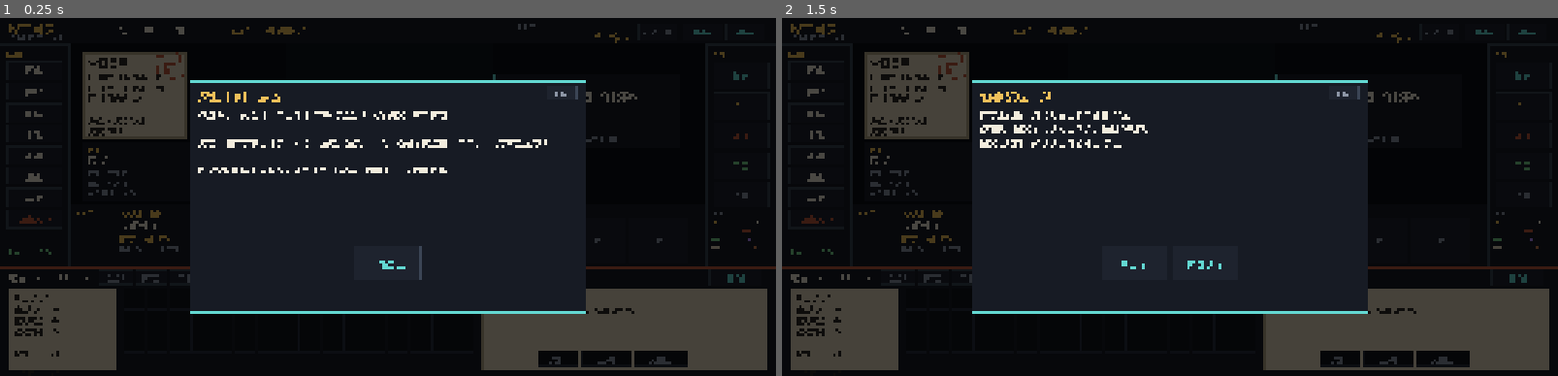
Above: before the commit, frames 1-2 (left to right).
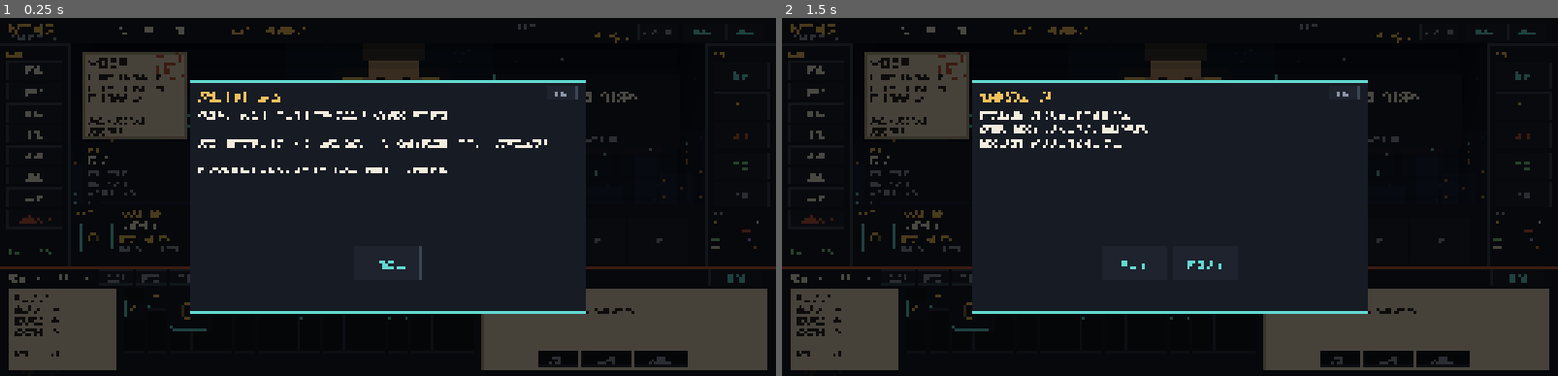
Above: after the commit, the same moments.

Repository: caiyipeng2/Probably-Stolen
Game: Godot game, scene res://scenes/Main.tscn
The game is run twice, just before and just after one commit, with the same random seed, the same clock (stepped at 60 frames per second) and the same inputs.
Inputs:
- Up to frame 1 (0.25 s): no input
- Up to frame 2 (1.5 s): click "开始营业" at 0.5 s; click "音效 开" at 1.25 s

The runs differ from the first frame. In frame 1, 0.6% of the frame differs, in the area x 7-91%, y 4-88%; in frame 2, 0.6%.

Commit message:
M11: add public placeholder art and asset fallback
Generate original public-build art for the shop background, nine
customer portraits and category item icons, then fall back from
private to public assets so a clone without ripped files still runs.
Add the --publicassets preview switch, docs and the M11 APK.

Diff:
--- a/project.godot
+++ b/project.godot
@@ -4,7 +4,7 @@
 
 [application]
 config/name="深空当铺：手机版"
-config/description="Probably Stolen mobile port - M10"
+config/description="Probably Stolen mobile port - M11"
 run/main_scene="res://scenes/Main.tscn"
 config/features=PackedStringArray("4.7", "GL Compatibility")
 
--- a/scripts/game_state.gd
+++ b/scripts/game_state.gd
@@ -520,17 +520,27 @@
 	emit_signal("customer_changed")
 	emit_signal("state_changed")
 
+func _public_item_icon(def: Dictionary) -> String:
+	var cat := String(def.get("category", "misc"))
+	var p := "res://assets_public/icons/" + cat + ".png"
+	if ResourceLoader.exists(p):
+		return p
+	p = "res://assets_public/icons/generic.png"
+	if ResourceLoader.exists(p):
+		return p
+	return ""
+
 func item_icon_path(def: Dictionary) -> String:
 	var icon := String(def.get("icon", ""))
-	if icon == "":
-		return "res://assets/items/magnifier.png"
-	var p := "res://assets_private/items/" + icon
-	if ResourceLoader.exists(p):
-		return p
-	p = "res://assets/items/" + icon
-	if ResourceLoader.exists(p):
-		return p
-	return "res://assets/items/magnifier.png"
+	var force_public := "--publicassets" in OS.get_cmdline_args()
+	if not force_public and icon != "":
+		var p := "res://assets_private/items/" + icon
+		if ResourceLoader.exists(p):
+			return p
+		p = "res://assets/items/" + icon
+		if ResourceLoader.exists(p):
+			return p
+	return _public_item_icon(def)
 
 func effective_value(item: Dictionary) -> int:
 	if item.is_empty():
--- a/scripts/main.gd
+++ b/scripts/main.gd
@@ -122,6 +122,7 @@
 var sfx_cache: Dictionary = {}
 var audio_enabled := true
 var audio_toggle_btn: Button
+var force_public_assets := false
 
 var selected_uid := -1
 var current_page := 0
@@ -135,6 +136,7 @@
 var last_summary: Dictionary = {}
 
 func _ready() -> void:
+	force_public_assets = "--publicassets" in OS.get_cmdline_args()
 	_setup_theme()
 	_setup_audio()
 	_build_ui()
@@ -448,6 +450,26 @@
 	parent.add_child(b)
 	return b
 
+func _art_path(name: String) -> String:
+	var private_path := "res://assets/art/" + name
+	var public_path := "res://assets_public/art/" + name
+	if force_public_assets:
+		return public_path if ResourceLoader.exists(public_path) else private_path
+	return private_path if ResourceLoader.exists(private_path) else public_path
+
+func _customer_path(sprite: String) -> String:
+	if sprite == "":
+		return ""
+	var private_path := "res://assets/customers/" + sprite
+	var public_path := "res://assets_public/customers/" + sprite
+	if force_public_assets or not ResourceLoader.exists(private_path):
+		if ResourceLoader.exists(public_path):
+			return public_path
+		var fallback := "res://assets_public/customers/default.png"
+		if ResourceLoader.exists(fallback):
+			return fallback
+	return private_path
+
 func _texture_rect(parent: Node, pos: Vector2, size: Vector2, path: String) -> TextureRect:
 	var tr := TextureRect.new()
 	tr.position = pos
@@ -474,9 +496,9 @@
 	back.color = Color("#0b0e14")
 	back.size = Vector2(1920, 1080)
 	game_view.add_child(back)
-	bg_window = _texture_rect(game_view, Vector2.ZERO, Vector2(1920, 1080), ART_BG)
-	customer_rect = _texture_rect(game_view, Vector2(635, 5), Vector2(677, 496), "res://assets/customers/maleUpper_0.png")
-	fg = _texture_rect(game_view, Vector2.ZERO, Vector2(1920, 1080), ART_FG)
+	bg_window = _texture_rect(game_view, Vector2.ZERO, Vector2(1920, 1080), _art_path("shop_bg_window.png"))
+	customer_rect = _texture_rect(game_view, Vector2(635, 5), Vector2(677, 496), _customer_path("maleUpper_0.png"))
+	fg = _texture_rect(game_view, Vector2.ZERO, Vector2(1920, 1080), _art_path("shop_fg.png"))
 	var glass := ColorRect.new()
 	glass.position = Vector2(650, 5)
 	glass.size = Vector2(630, 515)
@@ -503,7 +525,7 @@
 func _build_hud() -> void:
 	_panel(self, Vector2.ZERO, Vector2(2340, 80), C_PANEL, C_LINE)
 	_label(self, "深空当铺", Vector2(24, 8), Vector2(300, 48), 36, C_AMBER)
-	_label(self, "MOBILE PORT · M10", Vector2(26, 50), Vector2(300, 22), 16, C_MUTED)
+	_label(self, "MOBILE PORT · M11", Vector2(26, 50), Vector2(300, 22), 16, C_MUTED)
 	day_label = _label(self, "", Vector2(360, 18), Vector2(320, 42), 30, C_TEXT)
 	rent_label = _label(self, "", Vector2(700, 18), Vector2(520, 42), 30, C_AMBER)
 	_label(self, "信用点", Vector2(1560, 8), Vector2(200, 22), 18, C_MUTED)
@@ -1057,7 +1079,7 @@
 	var intent_text := "出售物品" if c.get("intent") == "sell" else "想买东西"
 	customer_info_label.text = "阵营：%s\n意图：%s\n今日第 %d / %d 位" % [_faction_name(arche.get("faction", "lower")), intent_text, GameState.current_index + 1, GameState.customers_today.size()]
 	var sprite := String(arche.get("sprite", "maleUpper_0.png"))
-	var path := "res://assets/customers/" + sprite
+	var path := _customer_path(sprite)
 	if ResourceLoader.exists(path):
 		customer_rect.texture = load(path)
 	dialogue_name.text = "%s · %s" % [arche.get("name", "顾客"), intent_text]
@@ -1840,7 +1862,7 @@
 	story_name.text = String(node.get("speaker", "剧情"))
 	story_text.text = String(node.get("text", ""))
 	var portrait := String(node.get("portrait", ""))
-	var path := "res://assets/customers/" + portrait
+	var path := _customer_path(portrait)
 	if ResourceLoader.exists(path):
 		story_portrait.texture = load(path)
 		story_portrait.visible = true
@@ -1937,7 +1959,7 @@
 		return
 	var e := GameState.combat_enemy
 	combat_enemy_name.text = String(e.get("name", ""))
-	var path := "res://assets/customers/" + String(e.get("sprite", ""))
+	var path := _customer_path(String(e.get("sprite", "")))
 	combat_enemy_sprite.texture = load(path) if ResourceLoader.exists(path) else null
 	combat_enemy_bar.max_value = maxi(1, int(e.get("hp", 40)))
 	combat_enemy_bar.value = clampi(GameState.combat_enemy_hp, 0, int(e.get("hp", 40)))
Binary file added: assets_public/art/shop_bg_window.png
Not shown, added: assets_public/art/shop_bg_window.png.import
Binary file added: assets_public/art/shop_fg.png
Not shown, added: assets_public/art/shop_fg.png.import
Binary file added: assets_public/customers/default.png
Not shown, added: assets_public/customers/default.png.import
Binary file added: assets_public/customers/femaleBM_2.png
Not shown, added: assets_public/customers/femaleBM_2.png.import
Binary file added: assets_public/customers/femaleUpper_1.png
Not shown, added: assets_public/customers/femaleUpper_1.png.import
Binary file added: assets_public/customers/femaleUpper_4.png
Not shown, added: assets_public/customers/femaleUpper_4.png.import
(and 51 more such lines)
